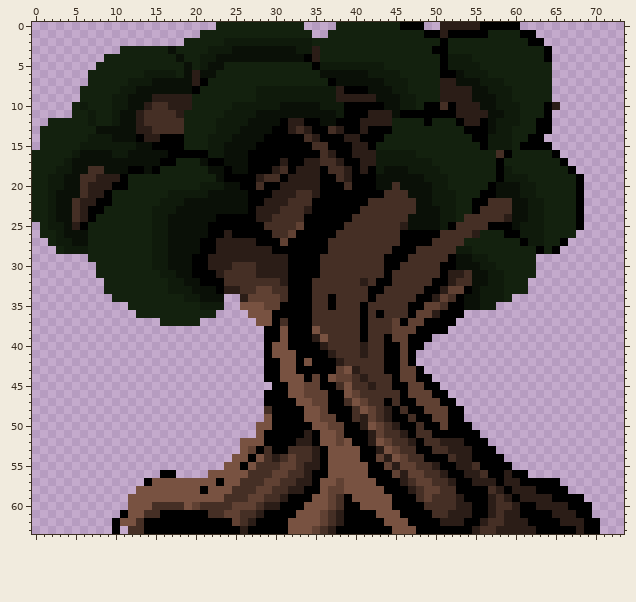
Sprite sheet, stored at sprites/images/spr_tree_3_0.png. This is how it looked before the edit.
The file is 74x64 pixels. Colours within 5 levels of each other are drawn and written as one.
After the commit:
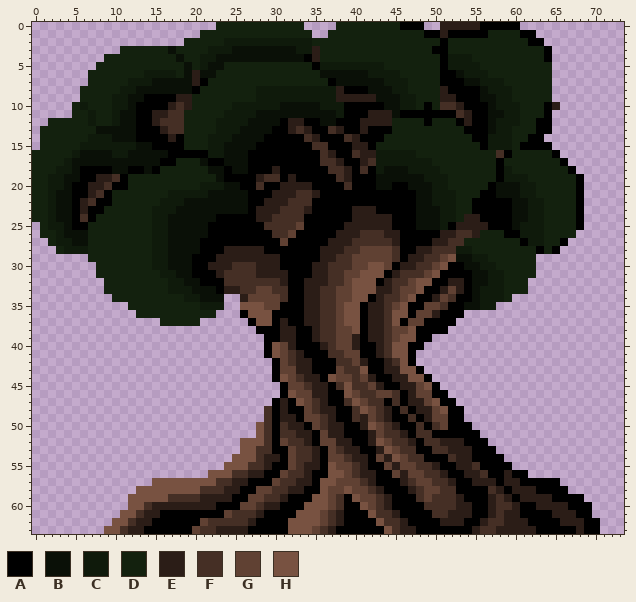
Palette (. is transparent): A #000000  B #0a1007  C #0f1a0b  D #13210e  E #2b1d17  F #452f25  G #604133  H #785241
Edits made:
Changed rows in their new state; - is an unchanged pixel.
first column x 5:
 7 ----------------------------------------------AAA------
 8 -----------------------------------------------AAAA----
 9 ---------AAAA-----------------------------------AAA----
10 --------AAAA-F-------------------------------D-F-AAA---
11 --------AAEE-F----------------------------------F-AA---
12 --------AAE---------------------------------------A----
13 --------AAAE-------------------------------------------
14 ---------AA-E---------------------F--------------------
16 -----------------------------------F-------------------
17 --------------------------A--AA------F-----------------
18 -AAAA---------------------A-AAA-----F------------------
19 -AA--F----------------------AAA------------------------
20 AA--F-------------------------A---------AA-------------
21 AA-F-----------------------------------AAAA------------
22 A-F----------------------------------AAAAAA---------AAA
23 A----------------------------------EEEAAAAA--------AAAA
24 AF---------------------------------EEEEEAAA------EEAAAA
25 A---------------------------------EEEEEEAAA-----EEEE---
26 -------------------A-------------EEE---EE-----EE-------
27 ------------------AAAAA---------EEE-----E----EE--------
28 ------------------A-----A------EEE--GGGGF--EE----------
29 -----------------A--------A----EE--GGGGGF-EE--GH-------
30 --------------------------A---EE---GGHHG-EE--GH-A------
31 ------------------------------EE--GGHHH-E---GH-AAA-----
32 -----------------------------EEE--GHHH-E--GHH---EA-----
33 -----------------------------EE--GGHHHEE-GGH----E------
34 -----------------------------EE-FGGHH-E--GH------A-----
35 -----------------------------EE-FGHH-EE-GH-------------
36 ---------------------A-------EE--GHH-EE-HH-------------
37 ----------------------A---E--EE--GHH-EE-H--------------
38 -----------------------A--EE--E--GGH-EE---H------------
39 --------------------------EE---F-GGE-EEF-HH------------
40 --------------------------GE-----GGEAAEFHH-------------
41 --------------------------GFE---F-GGAAEFHH-------------
42 ------------------------.-GFEE---F-GEAAEFH-------------
43 ------------------------.-GGEE----FFHAAEEHH------------
44 ------------------------.--GFEE-----GEAAEEHH-----------
45 -------------------------.-GGFEE-----GEA-EE-H----------
46 ------------------------..--G-EE------GG--E------------
47 ------------------------.-E--GFE----------EE-H---------
48 --------------------------E--GFEE----------EE-H--------
49 ------------------------F-EE-GGFE-----------E----------
50 ------------------------F-FEE-GFEE-----------F---------
51 ------------------------F-FFE--GEE---------------------
52 ------------------------F-GFF--GGEE--------------------
53 ----------------------HF---G----GFEE-------------------
54 ----------------------HFE-A-----GGFEE------------------
55 ---------------------HF-EAA------GGFE------------------
56 -----------..-------FFEEAA--------GFEE-----------------
57 ---------.--------FFEEAAA---------GGFE-----------------
58 ----------------FFFEEAA------------GGFE----------------
59 ------------FFFFEEEEAA--------------GGFE---------------
60 ---------FEEEEEEEEAAA----------------GFE---------------
61 ------H-FEE------AA-F----------------HFFE--------------
62 -----H-FEE------GFFFF-----------------HFFE-------------
63 ----HHFEE------GFFEEE------------------HFEE------------
Where, in picture pixels (left, top, right, bottom), the same in both pictures:
changed: (72, 78, 512, 534)
